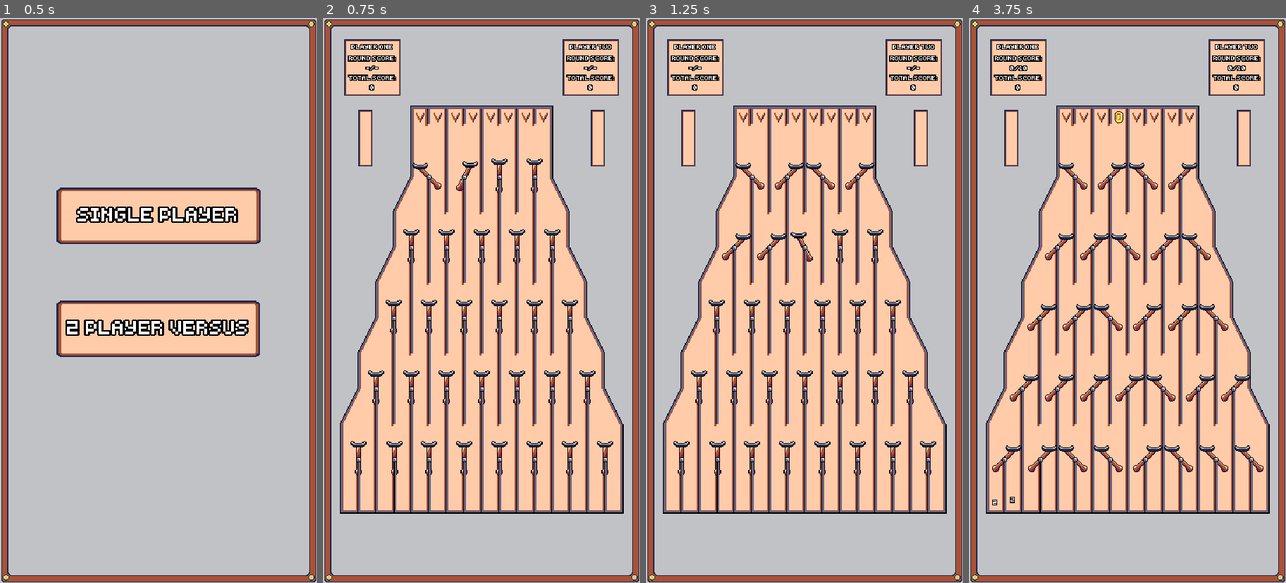
Above: before the commit, frames 1-4 (left to right).
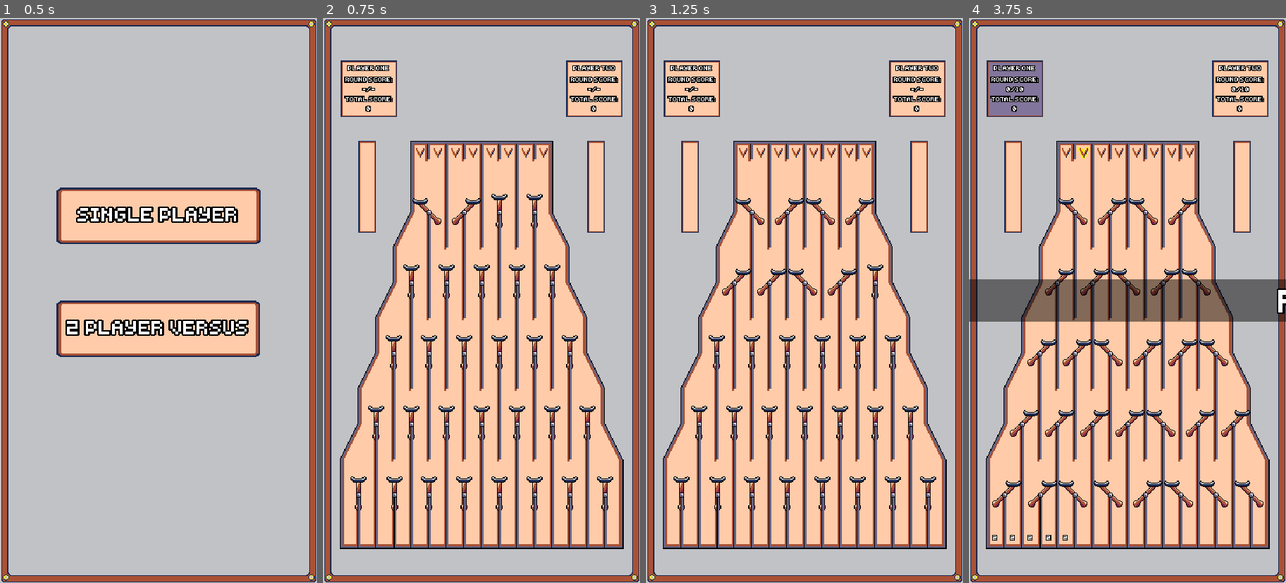
Above: after the commit, the same moments.

Repository: nico-bebop/Coin-Drop
Game: Godot game, scene res://menu/main_menu.tscn
Same seed, same stepped clock (60 frames per second), same inputs: the game is played once before the commit and once after it.
Inputs (mouse positions are in pixels of both pictures, inside the frame that each line leads up to):
- Up to frame 1 (0.5 s): no input
- Up to frame 2 (0.75 s): click "2 PLAYER VERSUS" at 0.5 s
- Up to frame 3 (1.25 s): no input
- Up to frame 4 (3.75 s): move the mouse to (1067, 119) at 1.27 s; click (1067, 119) at 1.35 s; move the mouse to (1083, 119) at 2.02 s; click (1083, 119) at 2.1 s; move the mouse to (1102, 119) at 2.77 s; click (1102, 119) at 2.85 s; move the mouse to (1117, 119) at 3.52 s; click (1117, 119) at 3.6 s

Frame 1 is identical in both runs. In frame 2, 27% of the frame differs, in the area x 5-95%, y 3-94%; in frame 3, 27%; in frame 4, 35%, in the area x 0-100%, y 3-94%.

Commit message:
UI rescale

Diff:
--- a/board/board.tscn
+++ b/board/board.tscn
@@ -167,19 +167,11 @@
 texture = ExtResource( 11 )
 
 [node name="Board" type="Sprite" parent="."]
-position = Vector2( 180, 320 )
+position = Vector2( 180, 360 )
 texture = ExtResource( 8 )
 
-[node name="OuterBorders" type="StaticBody2D" parent="."]
-
-[node name="CollisionPolygon2D" type="CollisionPolygon2D" parent="OuterBorders"]
-visible = false
-position = Vector2( -140, 168 )
-build_mode = 1
-polygon = PoolVector2Array( 240, -68, 400, -68, 400, 14, 419, 50, 419, 92, 439, 130, 439, 172, 459, 210, 459, 252, 480, 292, 480, 392, 160, 392, 160, 290, 180, 252, 180, 210, 200, 172, 200, 130, 220, 92, 220, 50, 240, 12 )
-
 [node name="Slots" type="Node2D" parent="."]
-position = Vector2( 180, 112 )
+position = Vector2( 180, 152 )
 script = ExtResource( 2 )
 
 [node name="Sprite" type="Sprite" parent="Slots"]
@@ -216,7 +208,7 @@
 position = Vector2( 70, 0 )
 
 [node name="Switches" type="Node2D" parent="."]
-position = Vector2( 20, 160 )
+position = Vector2( 20, 200 )
 
 [node name="Row1" type="Node2D" parent="Switches"]
 position = Vector2( 100, 19 )
@@ -319,7 +311,7 @@
 position = Vector2( 280, 0 )
 
 [node name="BottomSlots" type="Node2D" parent="."]
-position = Vector2( 30, 547 )
+position = Vector2( 30, 587 )
 script = ExtResource( 16 )
 
 [node name="ScoreSlot1" parent="BottomSlots" instance=ExtResource( 6 )]
@@ -424,6 +416,25 @@
 margin_bottom = 88.0
 player_name = "PLAYER ONE"
 
+[node name="Scoreboard" parent="TurnSystem/Player1" index="0"]
+position = Vector2( 28, 56 )
+
+[node name="PlayerName" parent="TurnSystem/Player1" index="2"]
+margin_left = -2.0
+margin_top = 26.0
+margin_right = 58.0
+margin_bottom = 40.0
+
+[node name="Score" parent="TurnSystem/Player1" index="3"]
+margin_left = -2.0
+margin_top = 40.0
+margin_right = 58.0
+margin_bottom = 86.0
+
+[node name="CoinMeter" parent="TurnSystem/Player1" index="4"]
+margin_top = 115.0
+margin_bottom = 219.0
+
 [node name="Player2" parent="TurnSystem" instance=ExtResource( 4 )]
 margin_left = 272.0
 margin_top = 24.0
@@ -431,9 +442,26 @@
 margin_bottom = 88.0
 player_name = "PLAYER TWO"
 
+[node name="Scoreboard" parent="TurnSystem/Player2" index="0"]
+position = Vector2( 36, 56 )
+
+[node name="PlayerName" parent="TurnSystem/Player2" index="2"]
+margin_left = 6.0
+margin_top = 26.0
+margin_right = 66.0
+margin_bottom = 40.0
+
+[node name="Score" parent="TurnSystem/Player2" index="3"]
+margin_left = 6.0
+margin_top = 40.0
+margin_right = 66.0
+margin_bottom = 86.0
+
 [node name="CoinMeter" parent="TurnSystem/Player2" index="4"]
-margin_left = 32.0
+margin_left = 28.0
+margin_top = 115.0
 margin_right = 48.0
+margin_bottom = 219.0
 
 [connection signal="board_ready" from="." to="Slots" method="_on_Board_board_ready"]
 [connection signal="board_ready" from="." to="BottomSlots" method="_on_Board_board_ready"]
--- a/board/moving_parts/switch.tscn
+++ b/board/moving_parts/switch.tscn
@@ -218,7 +218,7 @@
 one_way_collision = true
 
 [node name="AnimationPlayer" type="AnimationPlayer" parent="."]
-playback_speed = 2.0
+playback_speed = 2.5
 anims/FlipToLeft = SubResource( 3 )
 anims/FlipToRight = SubResource( 4 )
 anims/RESET = SubResource( 5 )
--- a/board/ui/player.gd
+++ b/board/ui/player.gd
@@ -53,7 +53,7 @@
 
 func set_max_coin_meter():
 	coin_meter.max_value = required_score[turn_system.current_round]
-	coin_meter.step = coin_meter.max_value / 10
+	coin_meter.step = coin_meter.max_value / 20
 
 
 func set_active(value):
--- a/board/ui/player.tscn
+++ b/board/ui/player.tscn
@@ -82,9 +82,9 @@
 
 [node name="CoinMeter" type="TextureProgress" parent="."]
 margin_left = 16.0
-margin_top = 80.0
-margin_right = 32.0
-margin_bottom = 144.0
+margin_top = 128.0
+margin_right = 36.0
+margin_bottom = 232.0
 max_value = 20.0
 texture_under = ExtResource( 5 )
 texture_progress = ExtResource( 6 )
Binary file changed: assets/sprites/game/board.png
Binary file changed: assets/sprites/ui/coin_meter.png
Binary file changed: assets/sprites/ui/coin_meter_full.png
Binary file changed: assets/sprites/ui/scoreboard.png
